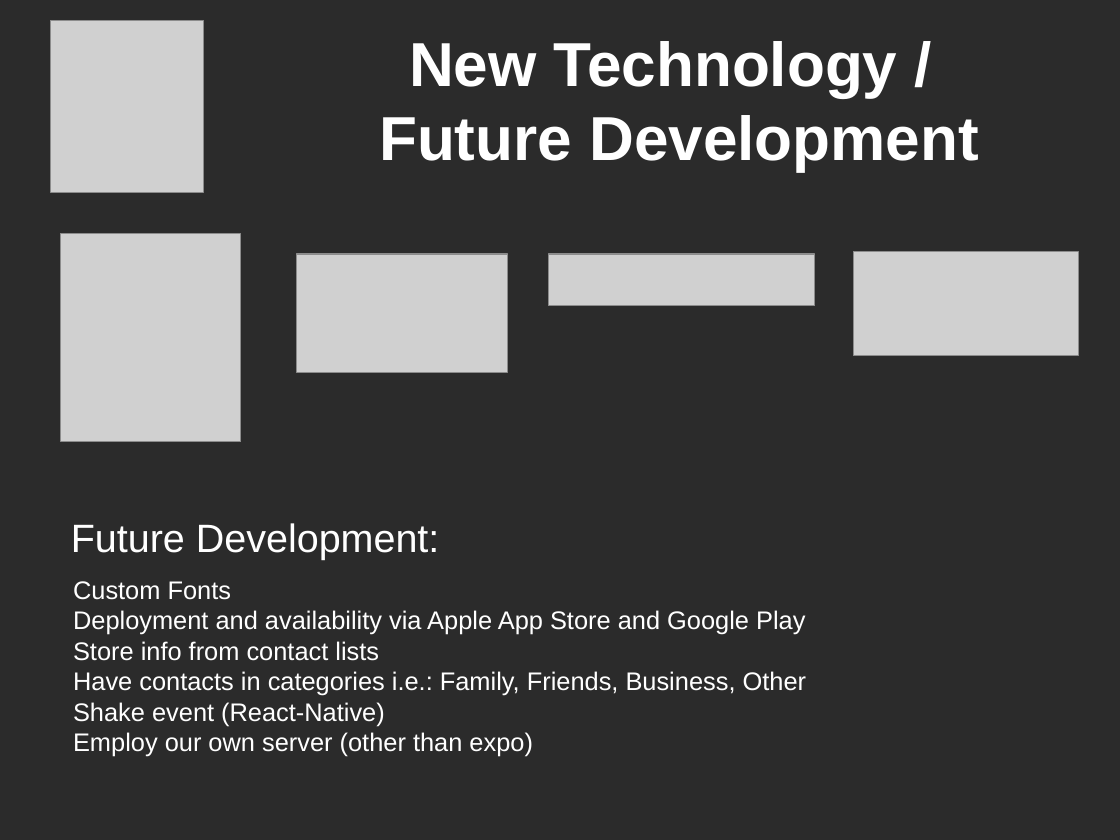
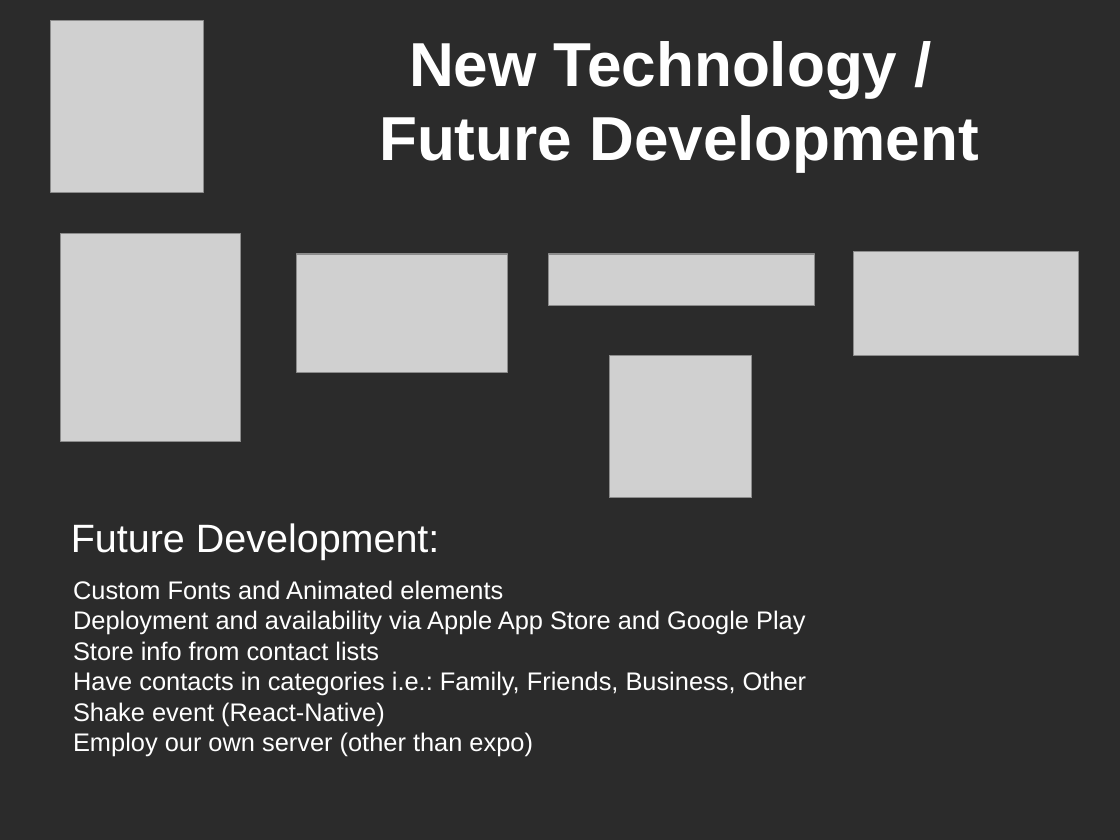
Before and after one commit to swhufnagel/Project-3, a slide deck: slide 7 of PowerPoint-SayHay/SayHayPresentation.odp. Drawn at 1120x840 pixels with LibreOffice and Linux fonts; fonts in the diff are those of the drawing; grey boxes stand for pictures; background and template pictures are left out; a plain dark background stands for a picture behind light text. Boxes give left, top, right and bottom in pixels: in the first picture for what was removed or moved away, otherwise in the second. Text is boxed around its words. In the diff, an @@ line names an element or a change of style, - is before the commit and + after.

```diff
--- a/PowerPoint-SayHay/SayHayPresentation.odp
+++ b/PowerPoint-SayHay/SayHayPresentation.odp
@@ picture added at box(610, 356, 752, 498) @@
@@ text at box(73, 580, 503, 600): text changed @@
-Custom Fonts
+Custom Fonts and Animated elements
```
Also in this commit, not shown: 4 other slides changed, 1 slide added, 1 other file.
